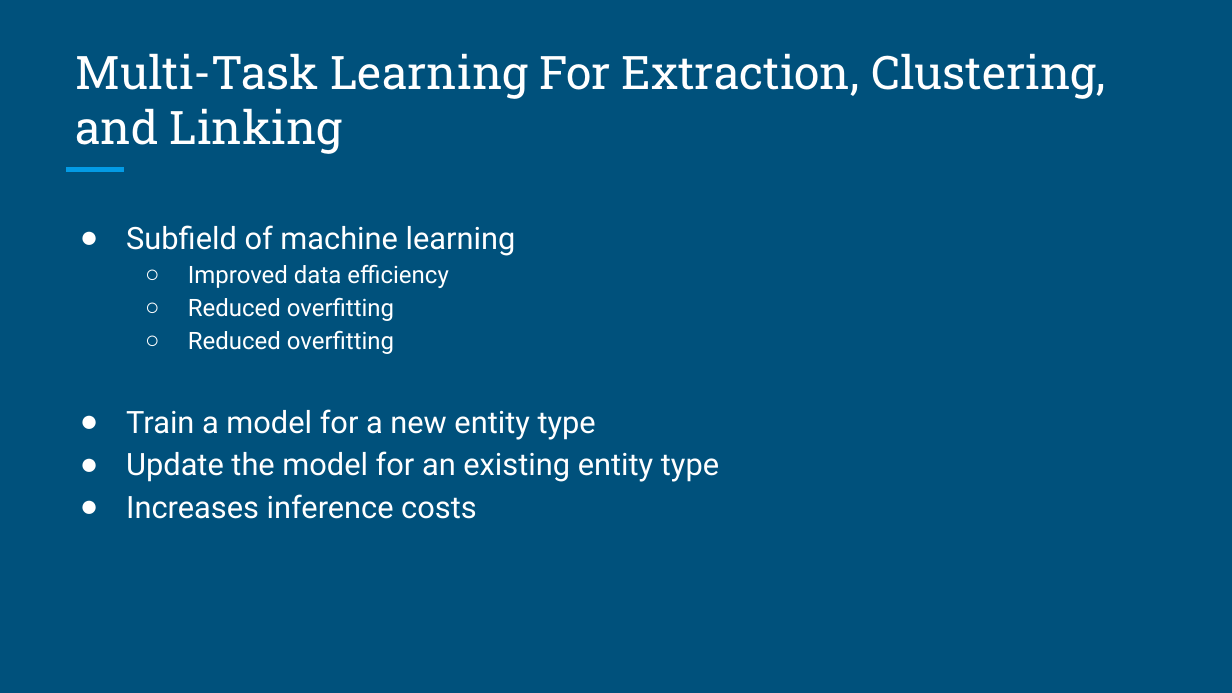
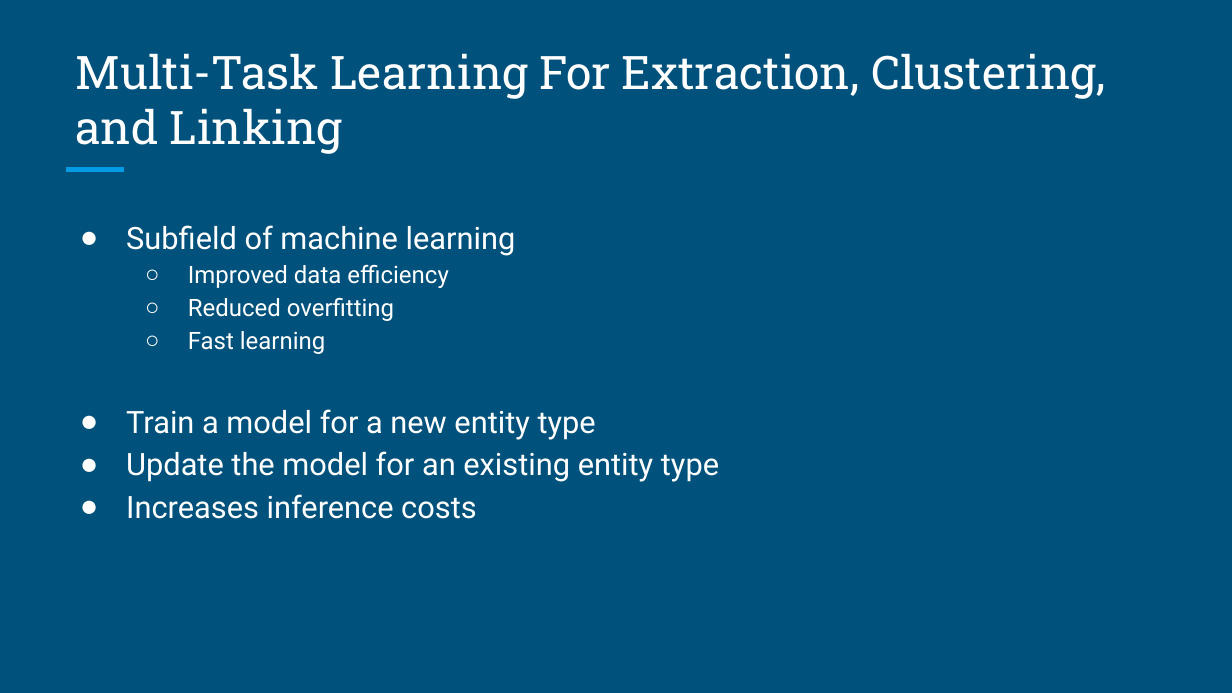
Before and after one commit to UmarNasib/CSE700, a slide deck: slide 26 of Submission2/Slide.pptx. Drawn at 1232x693 pixels with LibreOffice and Linux fonts; fonts in the diff are those of the drawing. Boxes give left, top, right and bottom in pixels: in the first picture for what was removed or moved away, otherwise in the second. Text is boxed around its words. In the diff, an @@ line names an element or a change of style, - is before the commit and + after.

```diff
--- a/Submission2/Slide.pptx
+++ b/Submission2/Slide.pptx
@@ text at bbox=[188, 331, 326, 354]: text changed @@
-  ○ Reduced overfitting
+  ○ Fast learning
```
Also in this commit, not shown: 2 other files.
